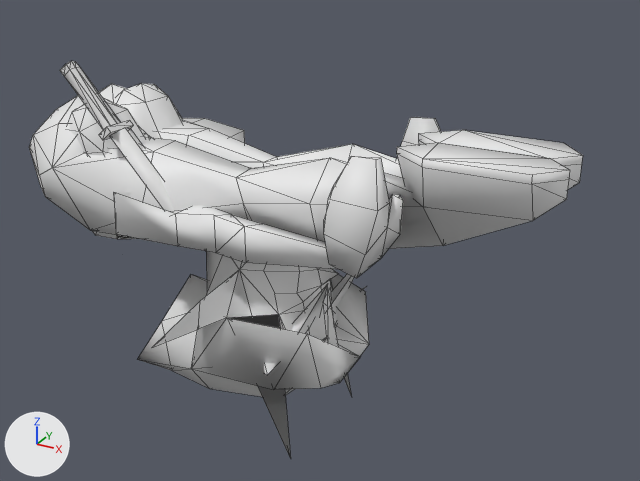
Renders of the Blender file Aria_Example/Aria_Hiro_Adult.blend from each side of a commit.
Before and after are seen from a 50 mm camera at (4.73, -4.64, 2.08) aimed at (2.07, 0.2, -0.34). Every picture has the same lights, and +X, +Y and +Z are marked at lower left. Mesh edges are drawn as thin lines. Materials are left out; every surface is plain grey.

In view in the first picture: 'riggedmesh'.
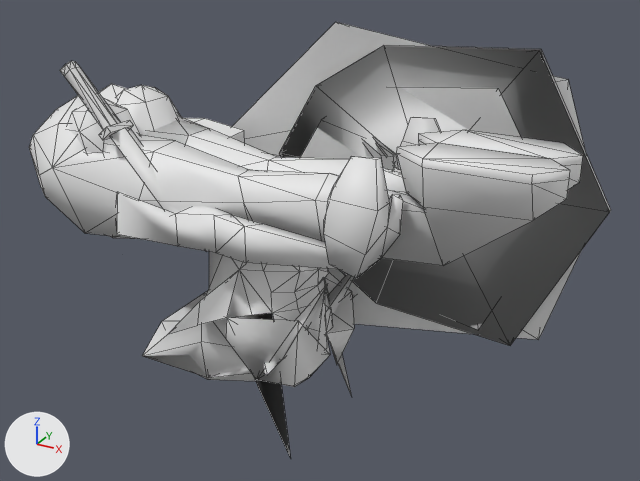
Changed parts and their boxes [x1, y1, x2, y2] in the pictures (640 x 481 px; the box of a moved part takes in the faces that stretch with it):
```json
{"object": "Shield.2", "change": "shown", "after": [279, 46, 611, 345]}
{"object": "Shield.3", "change": "shown", "after": [232, 22, 585, 340]}
{"object": "Shield.1", "change": "shown", "after": [300, 87, 520, 330]}
{"part": 1, "of": "me_me_06002748", "change": "rebuilt", "before": [327, 289, 338, 346], "after": [318, 293, 327, 349]}
{"part": 2, "of": "me_me_06002748", "change": "added", "after": [146, 116, 208, 144]}
{"part": 3, "of": "me_me_06002748", "change": "moved or reshaped", "before": [46, 83, 532, 458], "after": [46, 84, 532, 456]}
{"part": 4, "of": "me_me_06019048_007", "change": "moved or reshaped", "after": [232, 22, 585, 340], "on screen": "not visible before"}
{"part": 5, "of": "me_me_06019048_007", "change": "moved or reshaped", "after": [363, 140, 394, 171], "on screen": "not visible before"}
```

The change, as JSON lines over the scene's bpy script:
```json
{"block": "me_me_06002748", "where": "# used by ob_riggedmesh; location = (0.0, 0.0, 0.0)"}
{"op": "remove", "block": "me_me_06002748", "code": "me_me_06002748.from_pydata(...)  # 530 vertices, 625 faces, 2 loose edges; spans x -0.05..3.76, y -0.89..0.86, z -1.72..0.84"}
{"op": "add", "block": "me_me_06002748", "code": "me_me_06002748.from_pydata(...)  # 551 vertices, 649 faces, 2 loose edges; spans x -0.05..3.76, y -0.79..0.76, z -1.72..0.84"}
{"block": "me_me_06002748", "change": "me_me_06002748 part 1: the loose piece of 3 vertices spanning x 2.3..2.33, y -0.18..-0.02, z -1.01..-0.45 is rebuilt with 3 vertices and now spans x 2.24..2.33, y -0.22..-0.07, z -1.01..-0.45"}
{"block": "me_me_06002748", "change": "me_me_06002748 part 2: a new loose piece of 14 vertices spanning x 0.53..1.12, y -0.08..0.55, z -0.3..0.42"}
{"block": "me_me_06002748", "change": "me_me_06002748 part 3"}
{"block": "me_me_06002748", "change": "51 vertices are removed from x 0.53..3.12, y -0.55..0.52, z -1.36..0.42"}
{"block": "me_me_06002748", "change": "145 faces are deleted"}
{"block": "me_me_06002748", "change": "9 vertices in x 0.84..2.17, y -0.43..0.41, z -0.66..0.18 move by (-0.05, 0.0, 0.0)"}
{"block": "me_me_06002748", "change": "9 vertices in x 0.53, y -0.01, z 0.42 move by (0.07, 0.0, 0.0)"}
{"block": "me_me_06002748", "change": "8 vertices in x 0.72..2.23, y -0.6..0.58, z -1.24..0.29 move by (0.0, 0.0, 0.03)"}
{"block": "me_me_06002748", "change": "6 vertices in x 0.36..0.43, y -0.26..0.24, z 0.28..0.32 move by (0.03, 0.0, 0.0)"}
{"block": "me_me_06002748", "change": "5 vertices in x 0.85..2.36, y -0.41..0.41, z 0.06..0.21 move by (-0.04, 0.0, 0.0)"}
{"block": "me_me_06002748", "change": "4 vertices in x 0.65..1.6, y -0.45..0.52, z -0.55..0.29 move by (0.0, 0.05, 0.0)"}
{"block": "me_me_06002748", "change": "89 vertices move from x -0.05..3.12, y -0.89..0.86, z -1.5..0.57 to x -0.05..3.12, y -0.79..0.76, z -1.42..0.55"}
{"block": "me_me_06002748", "change": "58 vertices are added at x 0.53..3.12, y -0.49..0.76, z -1.24..0.74"}
{"block": "me_me_06002748", "change": "158 new faces join them"}
{"block": "me_me_06019048_007", "where": "me_me_06019048_007.from_pydata(...)  # 64 vertices, 40 faces; spans x 0.6..3.92, y 0.47..1.04, z -1.25..1.19"}
{"block": "me_me_06019048_007", "where": "# used by ob_shield_3; location = (0.0, 0.0, 0.0)"}
{"block": "me_me_06019048_007", "change": "me_me_06019048_007 part 4: the loose piece of 6 vertices spanning x 0.6..3.92, y 0.48..0.85, z -1.25..1.19 is scaled about its middle by 0.9, then moved by (0.0, 0.02, 0.0)"}
{"block": "me_me_06019048_007", "change": "me_me_06019048_007 part 5: the loose piece of 8 vertices spanning x 2.03..3.17, y 0.47..0.87, z 0.13..0.32 is scaled about its middle by 0.9, then moved by (-0.03, 0.02, -0.03)"}
{"op": "remove", "block": "ob_shield_3", "code": "ob_shield_3.hide_viewport = True"}
{"op": "remove", "block": "ob_shield_1", "code": "ob_shield_1.hide_viewport = True"}
{"op": "remove", "block": "ob_shield_2", "code": "ob_shield_2.hide_viewport = True"}
{"op": "set", "path": "ob_shield_2.rotation_euler", "old": "(0.0, 0.0, 0.0)", "new": "(1.571, 0.0, 0.0)", "note": "degrees (0, 0, 0) -> degrees (90, 0, 0)"}
```
